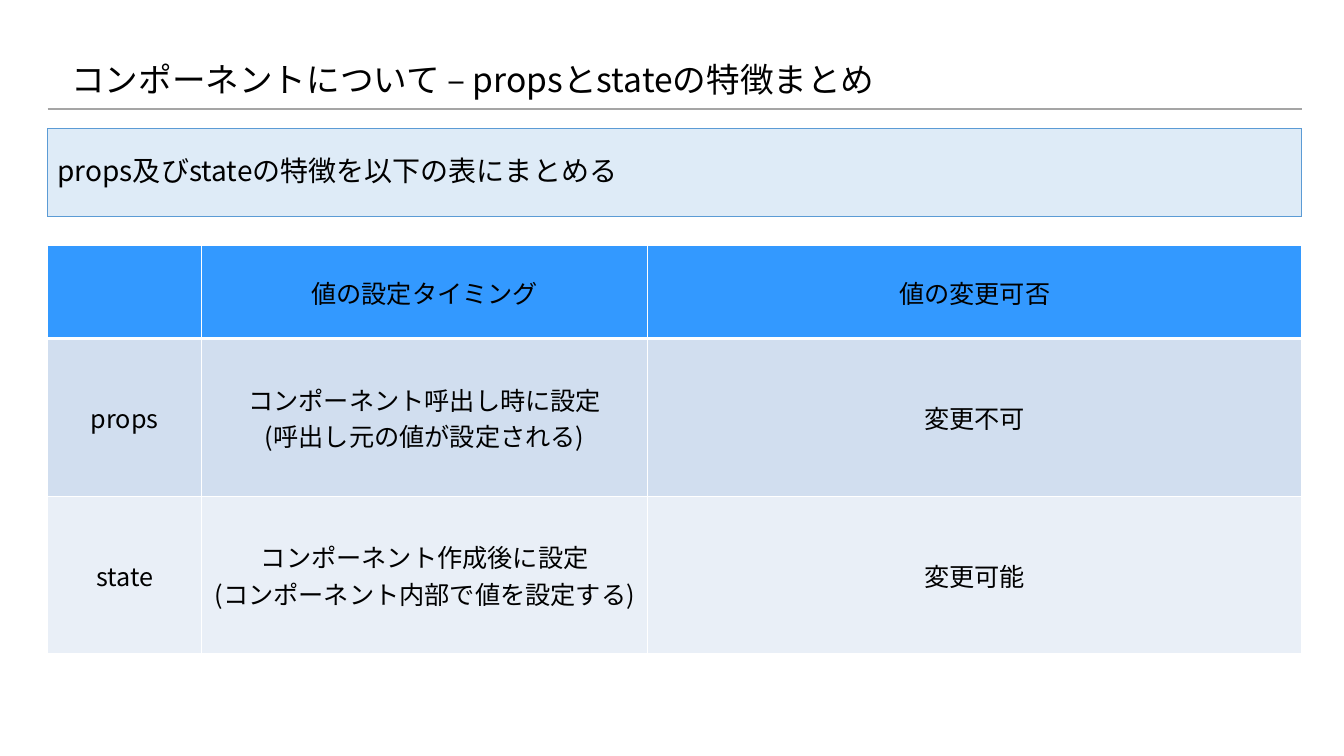
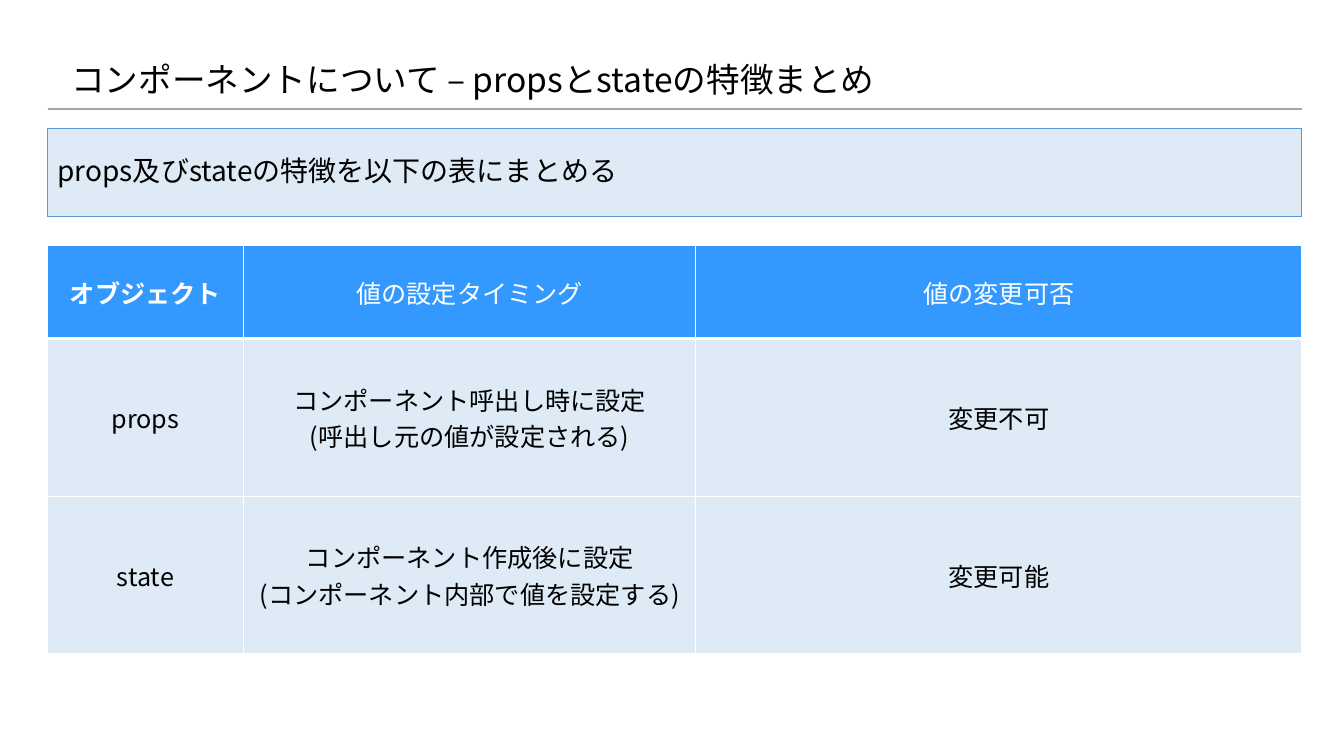
Before and after one commit to 2018SYSTEMI34/diary, a slide deck: slide 8 of doc/02_SlideShare/01.ネタ/２_Reactの基礎/2-2_Reactの基礎知識 ～コンポーネント編～.pptx. Drawn at 1344x756 pixels with LibreOffice and Linux fonts; fonts in the diff are those of the drawing; background and template pictures are left out. Boxes give left, top, right and bottom in pixels: in the first picture for what was removed or moved away, otherwise in the second. Text is boxed around its words. In the diff, an @@ line names an element or a change of style, - is before the commit and + after.

```diff
--- a/doc/02_SlideShare/01.ネタ/２_Reactの基礎/2-2_Reactの基礎知識 ～コンポーネント編～.pptx
+++ b/doc/02_SlideShare/01.ネタ/２_Reactの基礎/2-2_Reactの基礎知識 ～コンポーネント編～.pptx
@@ table at [47,245,1302,653] @@
-row 1, column 1: 
+row 1, column 1: オブジェクト
@@ fill #D2DEEF to #DEEBF7 in row 2 @@
@@ fill #EAEFF7 to #DEEBF7 in row 3 @@
@@ text colour #000000 to #FFFFFF in "値の設定タイミング", "値の変更可否" @@
```
Also in this commit, not shown: 4 other slides changed.
